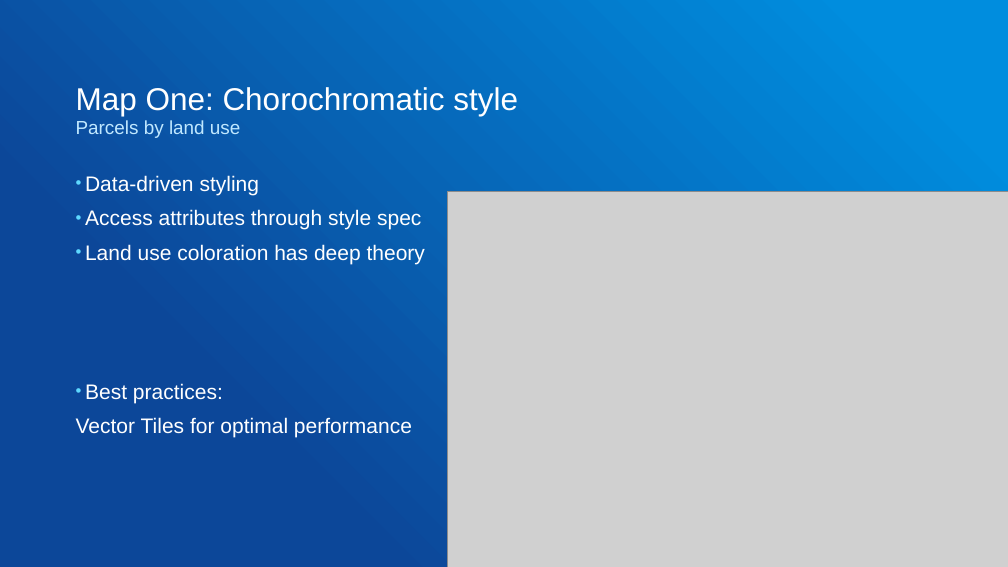
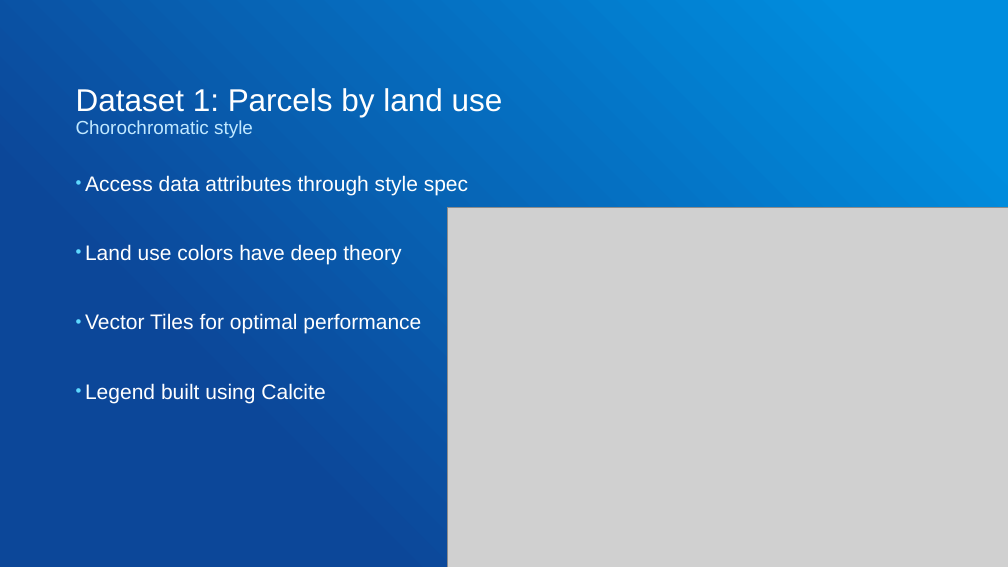
Before and after one commit to gowin20/foss4g-2026-maplibregl-data-visualization, a slide deck: slide 18 of foss4g-maplibre-data-visualization.pptx (slide 16 before the commit). Drawn at 1008x567 pixels with LibreOffice and Linux fonts; fonts in the diff are those of the drawing; grey boxes stand for pictures. Boxes give left, top, right and bottom in pixels: in the first picture for what was removed or moved away, otherwise in the second. Text is boxed around its words. In the diff, an @@ line names an element or a change of style, - is before the commit and + after.

```diff
--- a/foss4g-maplibre-data-visualization.pptx
+++ b/foss4g-maplibre-data-visualization.pptx
@@ title at [76, 88, 503, 117]: text changed; size 18 to 30 pt; text colour #C0E8FF to #FFFFFF @@
-Parcels by land use
+Dataset 1: Parcels by land use
@@ title "Dataset 1: Parcels by land ..." at [76, 88, 503, 117]: vertical alignment top to bottom @@
@@ text "Chorochromatic style" at [76, 120, 253, 138]: vertical alignment bottom to top @@
@@ text at [76, 120, 253, 138]: text changed; size 30 to 18 pt; text colour #FFFFFF to #C0E8FF @@
-Map One: Chorochromatic style
+Chorochromatic style
@@ text at [85, 175, 468, 264]: text changed @@
-• Data-driven styling
-• Access attributes through style spec
-• Land use coloration has deep theory
-• Best practices:
+• Access data attributes through style spec
+• Land use colors have deep theory
@@ picture: place and size @@
-picture at [448, 192, 1008, 567]
+picture at [448, 207, 1008, 567]
@@ text at [85, 313, 421, 334]: bullet none to • @@
@@ text at [85, 383, 325, 403]: paragraph added @@
+• Legend built using Calcite
```
Also in this commit, not shown: 11 other slides changed, 5 slides added, 4 slides removed, 10 other files.
